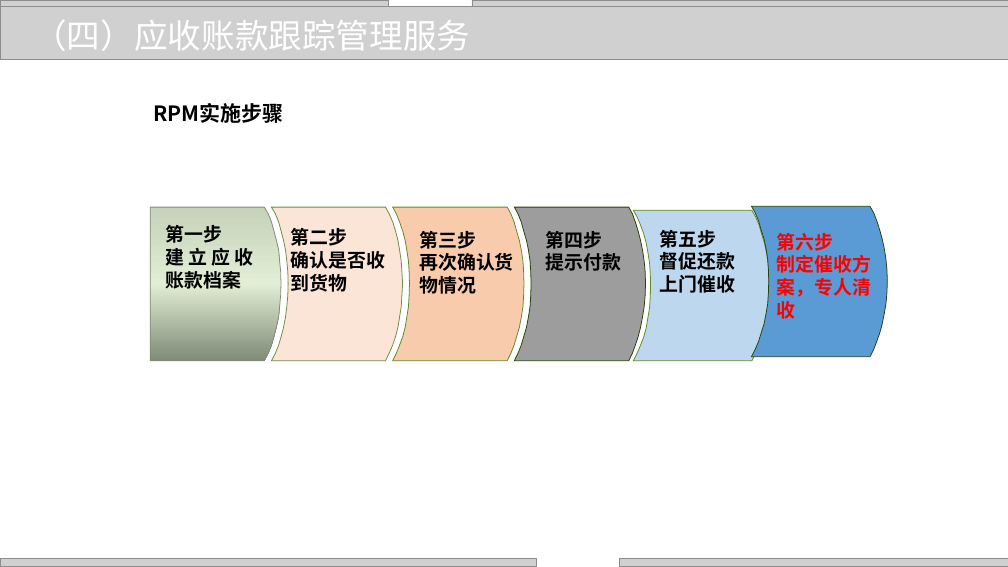
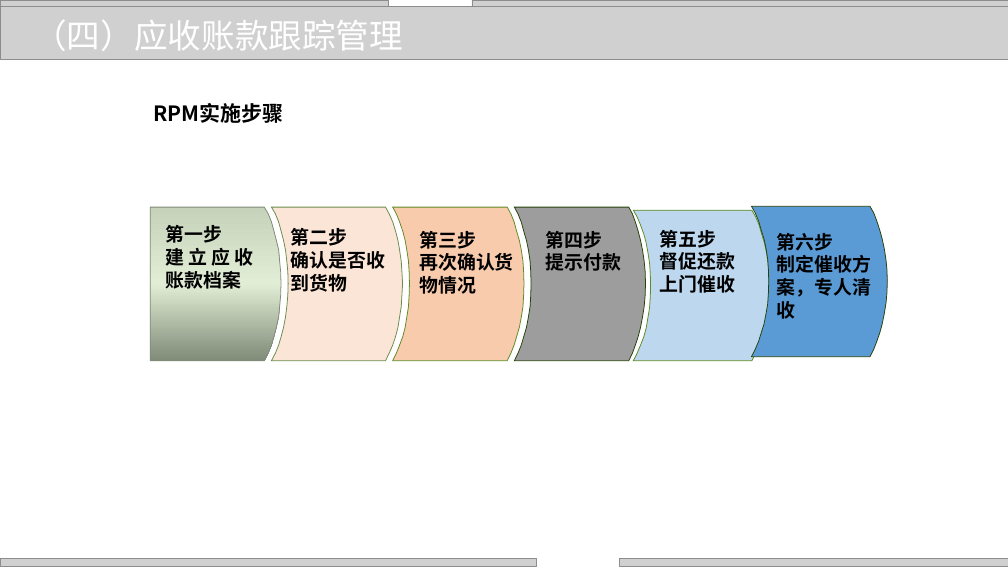
Before and after one commit to zhangjianzhang/internet_credit, a slide deck: slide 8 of files/slides/lecture_11.pptx. Drawn at 1008x567 pixels with LibreOffice and Linux fonts; fonts in the diff are those of the drawing; grey boxes stand for pictures; background and template pictures are left out. Boxes give left, top, right and bottom in pixels: in the first picture for what was removed or moved away, otherwise in the second. Text is boxed around its words. In the diff, an @@ line names an element or a change of style, - is before the commit and + after.

```diff
--- a/files/slides/lecture_11.pptx
+++ b/files/slides/lecture_11.pptx
@@ text at box(33, 20, 403, 51): text changed @@
-（四）应收账款跟踪管理服务
+（四）应收账款跟踪管理
@@ text "第六步" at box(777, 233, 871, 319): text colour #FF0000 to #000000 @@
```
Also in this commit, not shown: 23 other slides changed, 5 other files.
